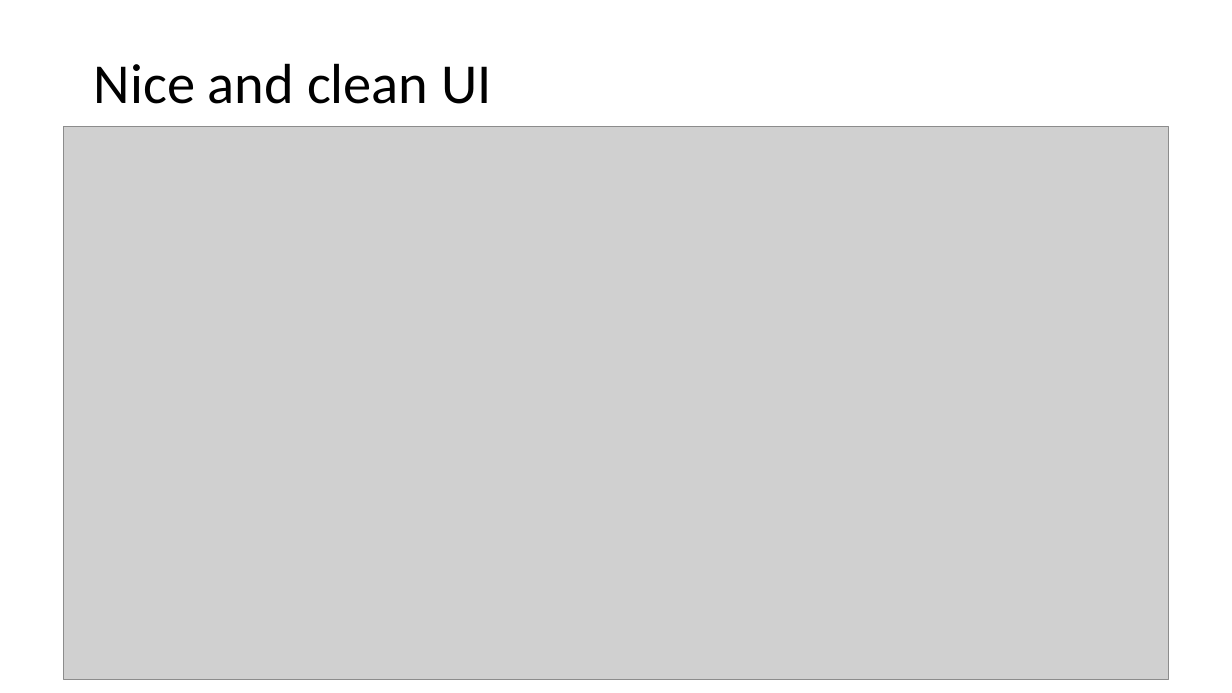
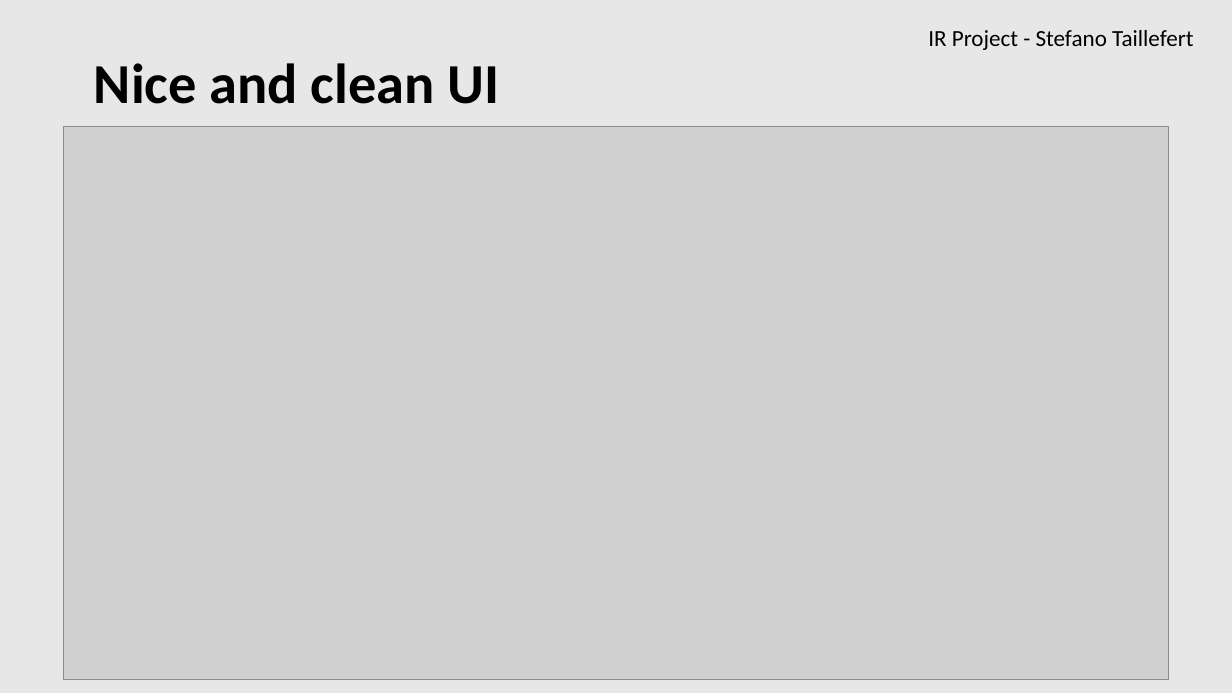
Before and after one commit to Steeven9/IR-project, a slide deck: slide 4 of docs/Project presentation.pptx. Drawn at 1232x693 pixels with LibreOffice and Linux fonts; fonts in the diff are those of the drawing; grey boxes stand for pictures. Boxes give left, top, right and bottom in pixels: in the first picture for what was removed or moved away, otherwise in the second. Text is boxed around its words. In the diff, an @@ line names an element or a change of style, - is before the commit and + after.

```diff
--- a/docs/Project presentation.pptx
+++ b/docs/Project presentation.pptx
@@ background #FFFFFF to #E9E7E7 @@
@@ title "Nice and clean UI" at [94,63,500,104]: bold on @@
@@ text added at [928,30,1193,50], 18 pt, text #000000 @@
+IR Project - Stefano Taillefert
```
Also in this commit, not shown: 7 other slides changed, 3 slides added, 1 slide removed, 3 other files.
